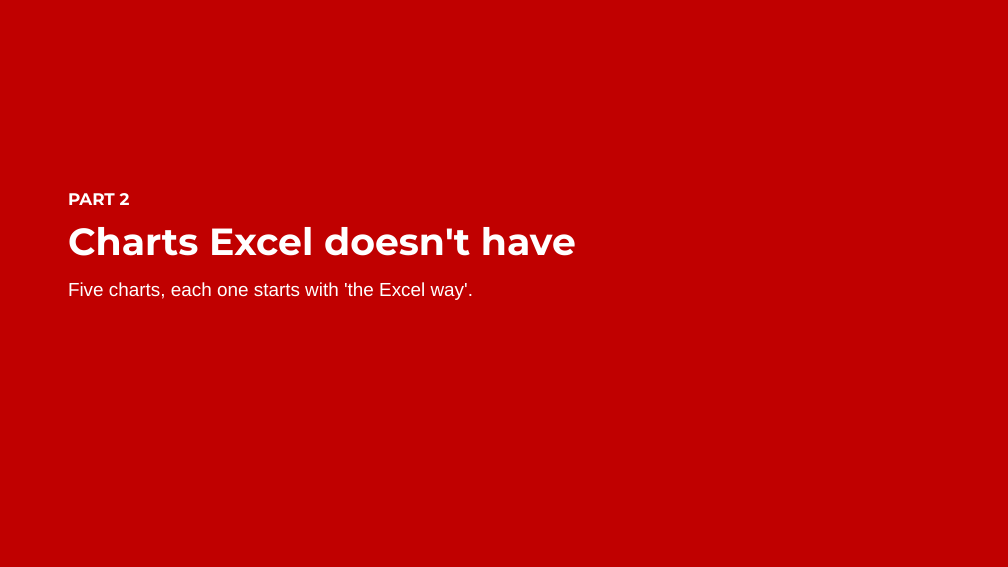
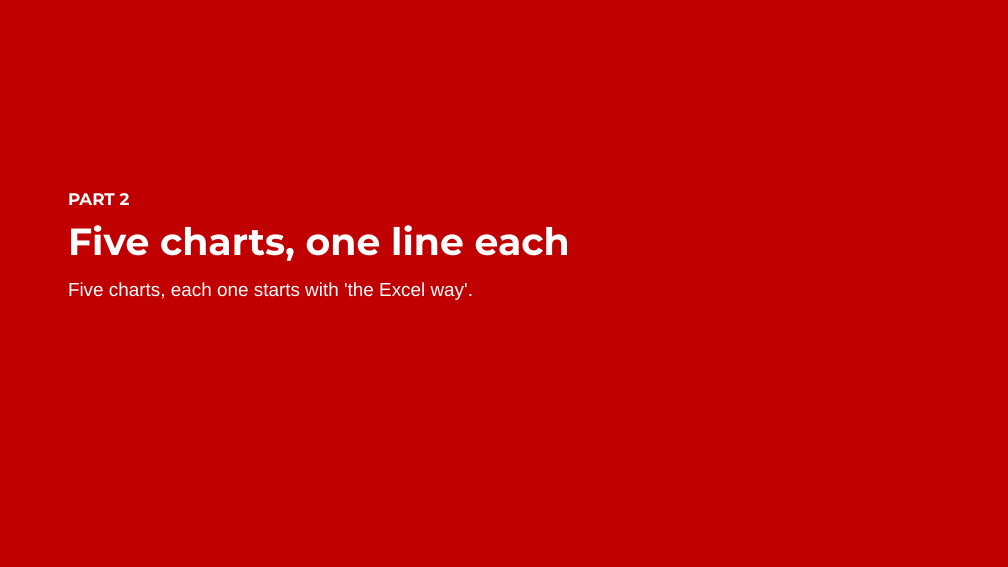
Before and after one commit to stringfestdata/python-excel-analysts-free, a slide deck: slide 9 of s2-charts-exploration/slides.pptx. Drawn at 1008x567 pixels with LibreOffice and Linux fonts; fonts in the diff are those of the drawing. Boxes give left, top, right and bottom in pixels: in the first picture for what was removed or moved away, otherwise in the second. Text is boxed around its words. In the diff, an @@ line names an element or a change of style, - is before the commit and + after.

```diff
--- a/s2-charts-exploration/slides.pptx
+++ b/s2-charts-exploration/slides.pptx
@@ text at <box>68,225,570,261</box>: text changed @@
-Charts Excel doesn't have
+Five charts, one line each
```
Also in this commit, not shown: 4 other slides changed, 10 other files.
